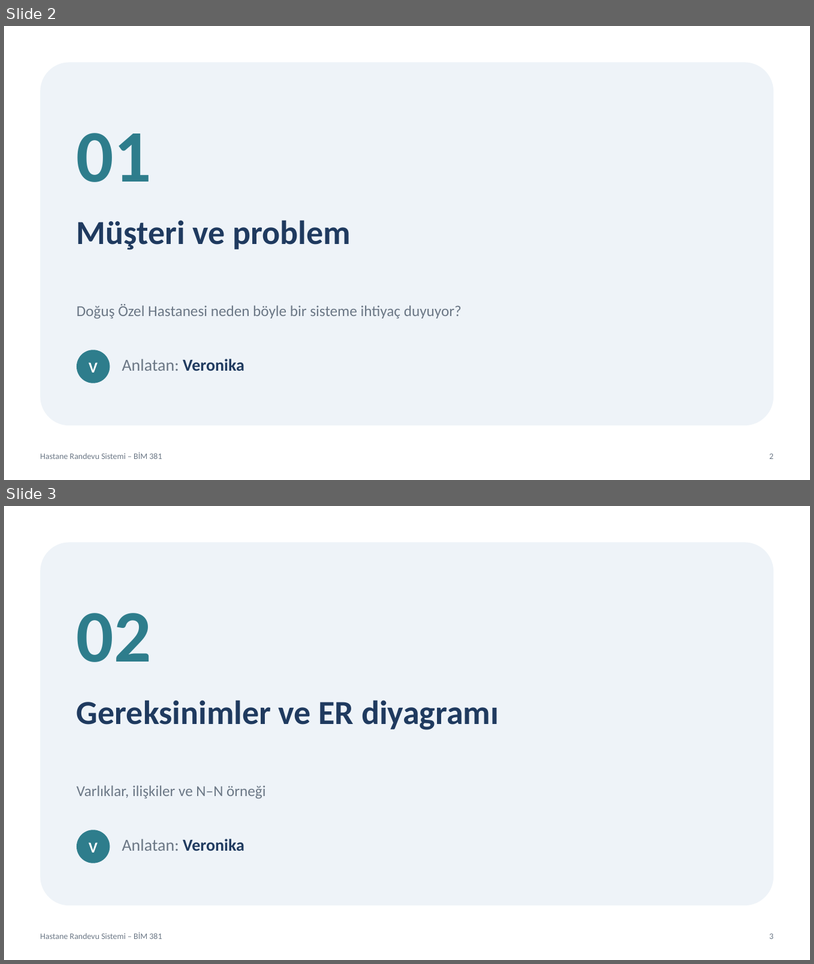
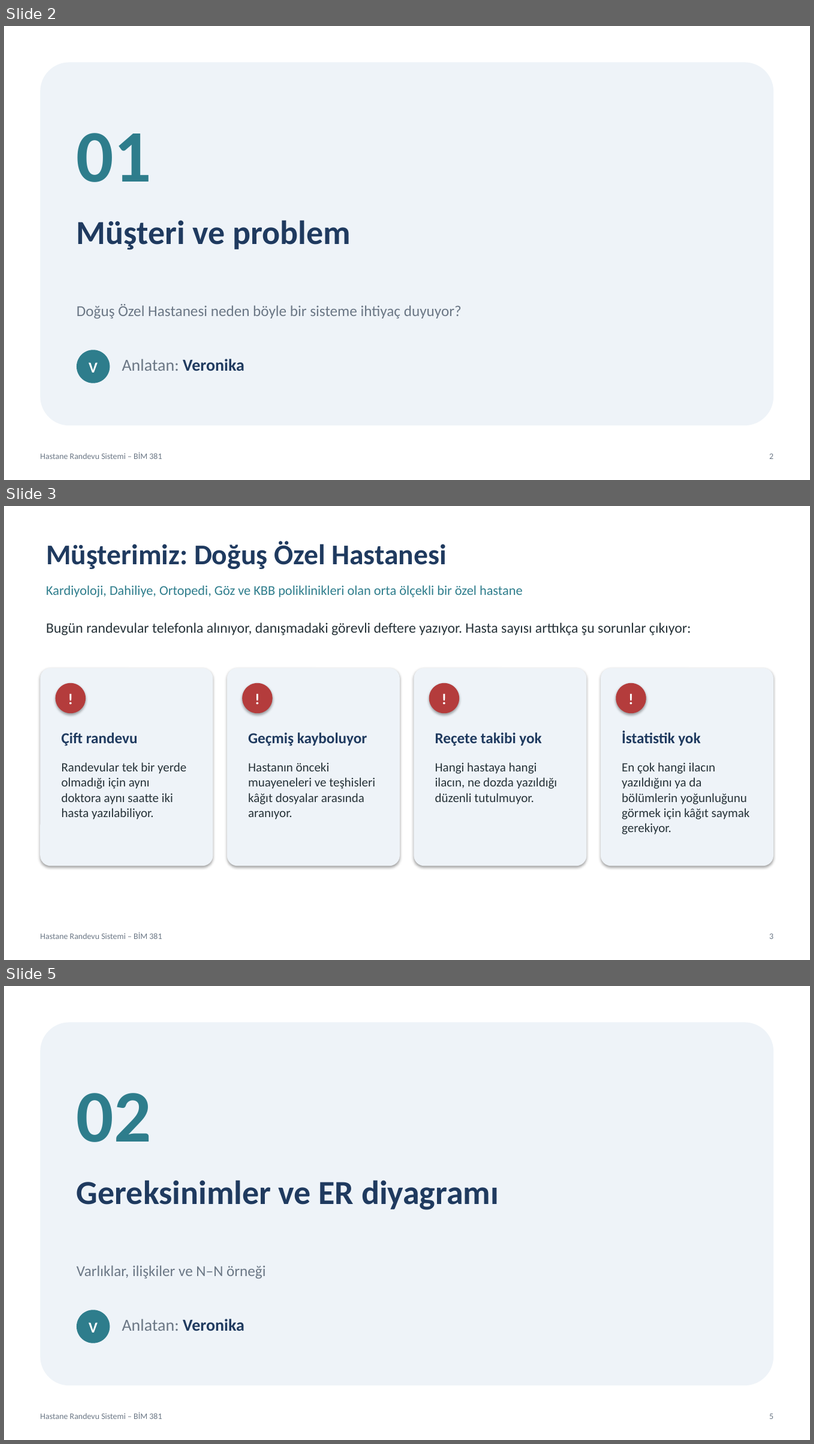
Before and after one commit to vliashenko6/hastane-randevu-sistemi, a slide deck: sunum/hastane_randevu_sunumu.pptx. Shown one above the other, each under a label of ours: slides 2 and 3 before the commit, slides 2, 3 and 5 after it; the slides between them are not shown. The pictures are 814x964 and 814x1444 pixels, drawn with LibreOffice and Linux fonts; fonts in the diff are those of the drawing. Boxes give left, top, right and bottom in pixels: in the first picture for what was removed or moved away, otherwise in the second. Text is boxed around its words. In the diff, an @@ line names an element or a change of style, - is before the commit and + after.

```diff
--- a/sunum/hastane_randevu_sunumu.pptx
+++ b/sunum/hastane_randevu_sunumu.pptx
@@ slide 3 added at <box>4,506,810,960</box>, background #FFFFFF; not listed: 2 template elements that a slide beside it also shows @@
@@ text added at <box>46,541,447,569</box>, 34 pt, text #1F3A5F, bold @@
+Müşterimiz: Doğuş Özel Hastanesi
@@ text added at <box>46,585,523,597</box>, 16 pt, text #2E7D8C @@
+Kardiyoloji, Dahiliye, Ortopedi, Göz ve KBB poliklinikleri olan orta ölçekli bir özel hastane
@@ text added at <box>46,622,692,635</box>, 17 pt, text #263238 @@
+Bugün randevular telefonla alınıyor, danışmadaki görevli deftere yazıyor. Hasta sayısı arttıkça şu sorunlar çıkıyor:
@@ rounded rectangle added at <box>40,668,213,866</box>, fill #EEF3F8 @@
@@ ellipse added at <box>56,683,86,714</box>, fill #B43C3C, 18 pt, text #FFFFFF, bold @@
+!
@@ rounded rectangle added at <box>227,668,400,866</box>, fill #EEF3F8 @@
@@ ellipse added at <box>242,683,273,714</box>, fill #B43C3C, 18 pt, text #FFFFFF, bold @@
+!
@@ rounded rectangle added at <box>414,668,587,866</box>, fill #EEF3F8 @@
@@ ellipse added at <box>429,683,459,714</box>, fill #B43C3C, 18 pt, text #FFFFFF, bold @@
+!
@@ rounded rectangle added at <box>601,668,774,866</box>, fill #EEF3F8 @@
@@ ellipse added at <box>616,683,647,714</box>, fill #B43C3C, 18 pt, text #FFFFFF, bold @@
+!
@@ text added at <box>62,732,138,746</box>, 18 pt, text #1F3A5F, bold @@
+Çift randevu
@@ text added at <box>248,732,368,746</box>, 18 pt, text #1F3A5F, bold @@
+Geçmiş kayboluyor
@@ text added at <box>435,732,542,746</box>, 18 pt, text #1F3A5F, bold @@
+Reçete takibi yok
@@ text added at <box>622,730,701,745</box>, 18 pt, text #1F3A5F, bold @@
+İstatistik yok
@@ text added at <box>62,762,186,819</box>, 15 pt, text #263238 @@
+Randevular tek bir yerde olmadığı için aynı doktora aynı saatte iki hasta yazılabiliyor.
@@ text added at <box>248,762,375,819</box>, 15 pt, text #263238 @@
+Hastanın önceki muayeneleri ve teşhisleri kâğıt dosyalar arasında aranıyor.
@@ text added at <box>435,762,558,804</box>, 15 pt, text #263238 @@
+Hangi hastaya hangi ilacın, ne dozda yazıldığı düzenli tutulmuyor.
@@ text added at <box>622,762,750,834</box>, 15 pt, text #263238 @@
+En çok hangi ilacın yazıldığını ya da bölümlerin yoğunluğunu görmek için kâğıt saymak gerekiyor.
@@ what was slide 3 is now slide 5 @@
@@ page number at <box>770,1413,774,1419</box>: text changed @@
-3
+5
```
Also in this commit, not shown: 6 other slides added.
